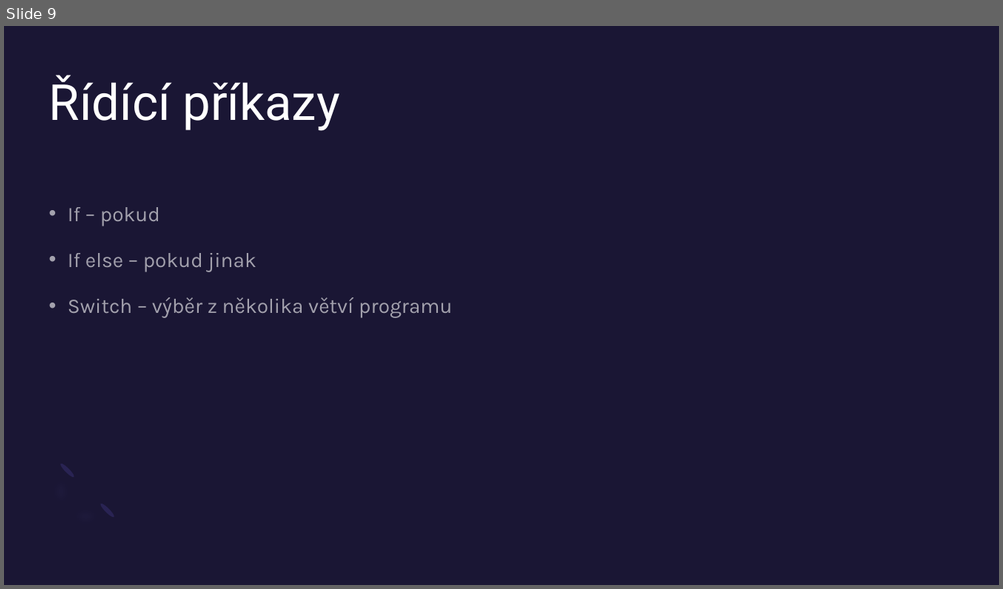
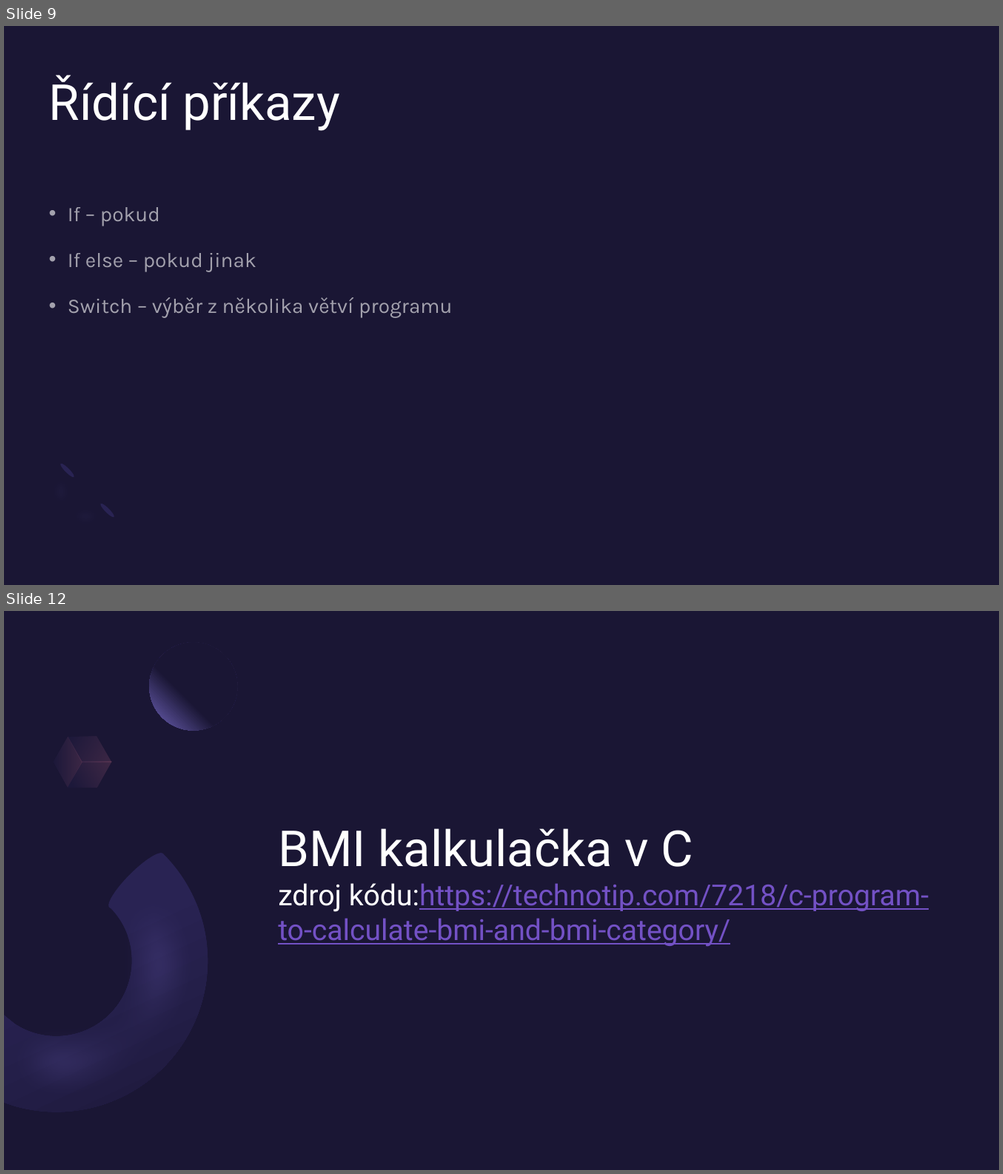
Before and after one commit to KokosHraje/C-VDAPrezentace, a slide deck: Programovací-jazyk-C.pptx. Shown one above the other, each under a label of ours: slide 9 before the commit, slides 9 and 12 after it; the slides between them are not shown. The pictures are 1003x589 and 1003x1174 pixels, drawn with LibreOffice and Linux fonts; fonts in the diff are those of the drawing. Boxes give left, top, right and bottom in pixels: in the first picture for what was removed or moved away, otherwise in the second. Text is boxed around its words. In the diff, an @@ line names an element or a change of style, - is before the commit and + after.

```diff
--- a/Programovací-jazyk-C.pptx
+++ b/Programovací-jazyk-C.pptx
@@ slide 12 added at box(4, 611, 999, 1170), background #1A1634 @@
@@ ellipse added at box(150, 642, 238, 730), fill gradient #1A1634 to #7266BE @@
@@ freeform shape added at box(45, 737, 88, 787), fill gradient #292353 to #F17F96 @@
@@ freeform shape added at box(60, 724, 119, 775), fill gradient #292353 to #F17F96 @@
@@ freeform shape added at box(67, 749, 111, 800), fill gradient #292353 to #F17F96 @@
@@ title added at box(278, 829, 928, 947), 28 pt, text #7351C5, underline @@
+BMI kalkulačka v C
+zdroj kódu:https://technotip.com/7218/c-program-to-calculate-bmi-and-bmi-category/
@@ freeform shape added at box(4, 854, 270, 1165), fill gradient #292353 to #1A1634 @@
@@ freeform shape added at box(4, 834, 269, 1160), fill #7266BE at 40% opacity @@
@@ ellipse added at box(102, 848, 169, 914), fill #292353 @@
```
Also in this commit, not shown: 2 slides changed, 1 other slide added, 1 slide removed.
